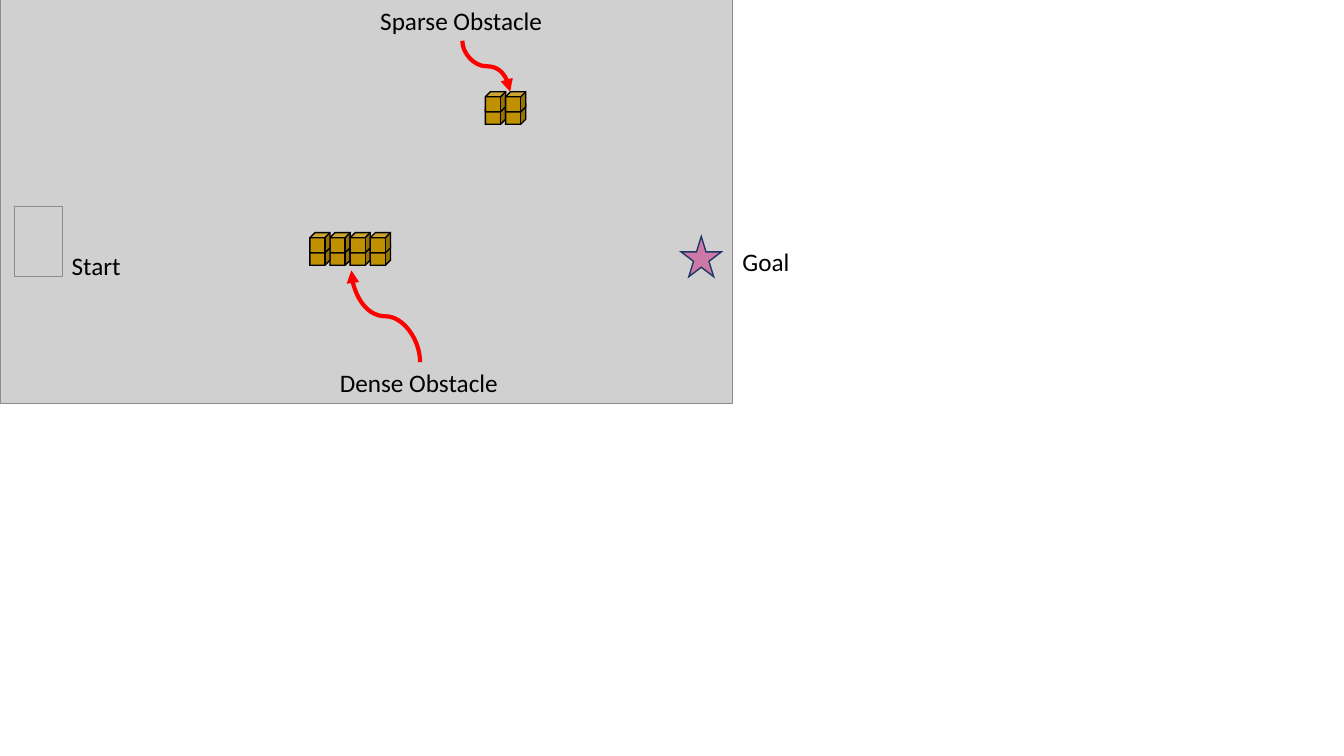
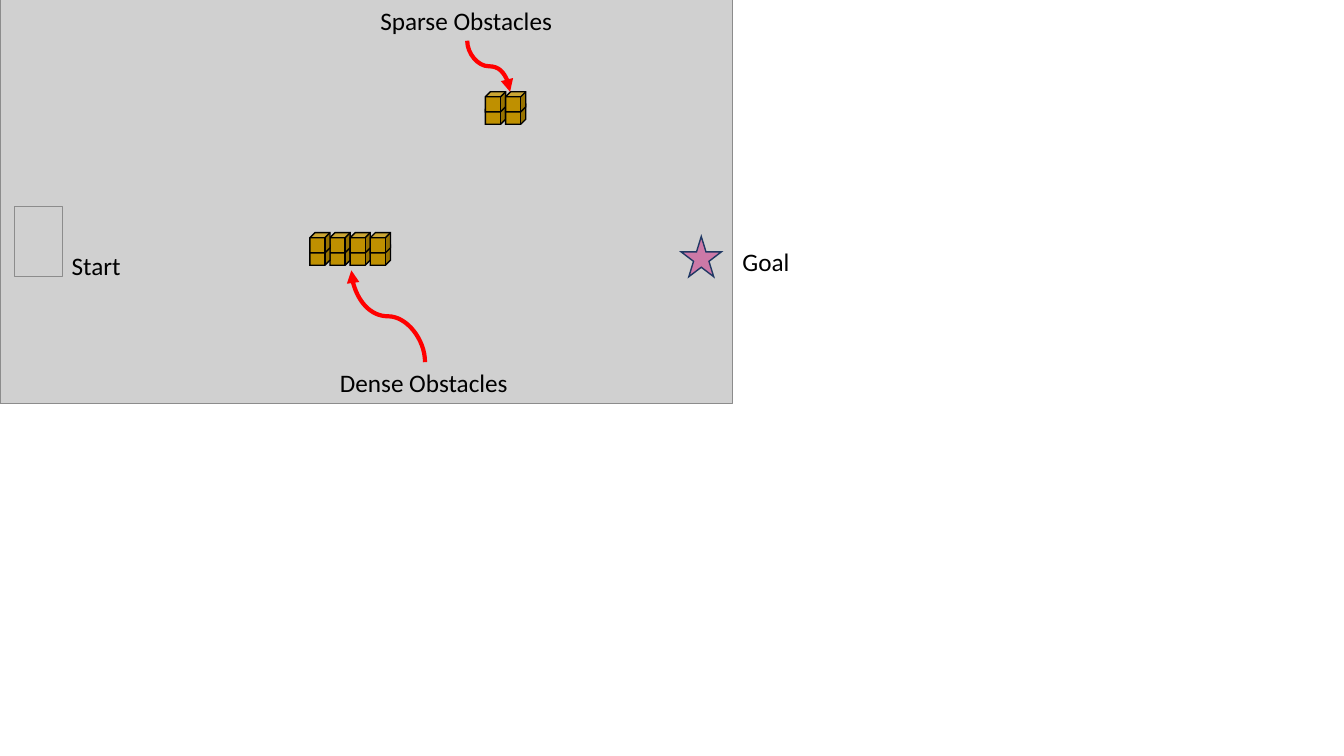
Before and after one commit to cmu-able/explainable-planning, a slide deck: slide 9 of XPlanningEvaluation/data/instruction/instruction-color-blind-friendly.pptx. Drawn at 1344x756 pixels with LibreOffice and Linux fonts; fonts in the diff are those of the drawing; grey boxes stand for pictures. Boxes give left, top, right and bottom in pixels: in the first picture for what was removed or moved away, otherwise in the second. Text is boxed around its words. In the diff, an @@ line names an element or a change of style, - is before the commit and + after.

Commit message:
updated instruction slides: change obstacle to obstacles

```diff
--- a/XPlanningEvaluation/data/instruction/instruction-color-blind-friendly.pptx
+++ b/XPlanningEvaluation/data/instruction/instruction-color-blind-friendly.pptx
@@ text at box(380, 12, 552, 34): text changed @@
-Sparse Obstacle
+Sparse Obstacles
@@ curved arrow moved from (463, 40) - (510, 92) to (468, 40) - (510, 92) @@
@@ curved arrow moved from (420, 362) - (352, 270) to (425, 362) - (352, 270) @@
@@ text at box(340, 374, 507, 392): text changed @@
-Dense Obstacle
+Dense Obstacles
```
Also in this commit, not shown: 2 other slides changed, 5 other files.
